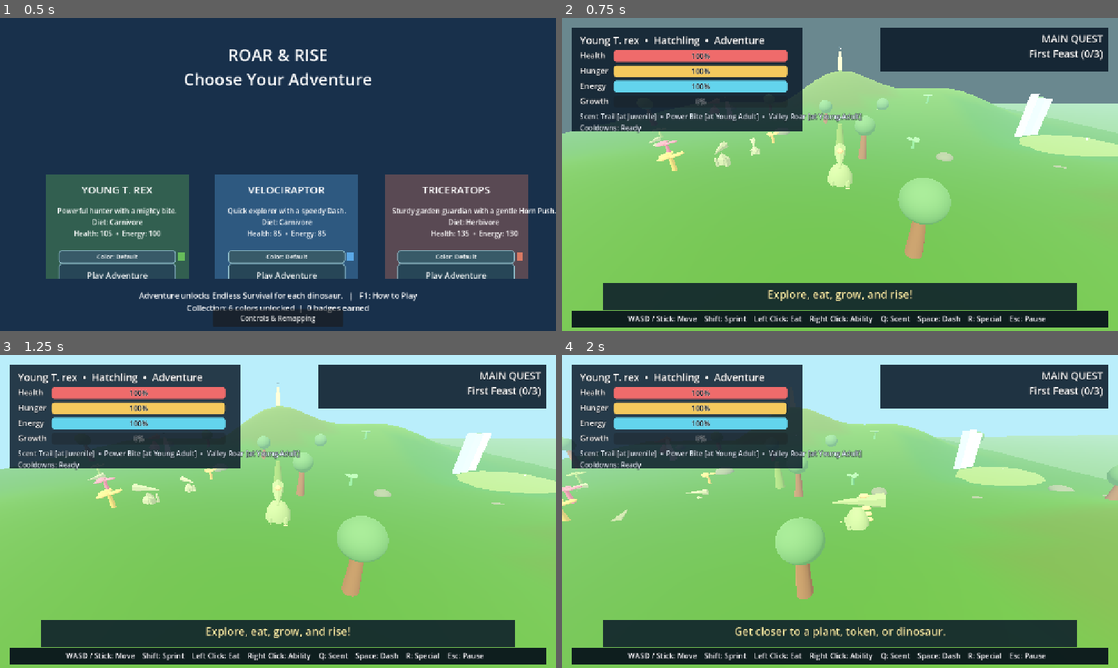
Above: before the commit, frames 1-4 (two rows, left to right).
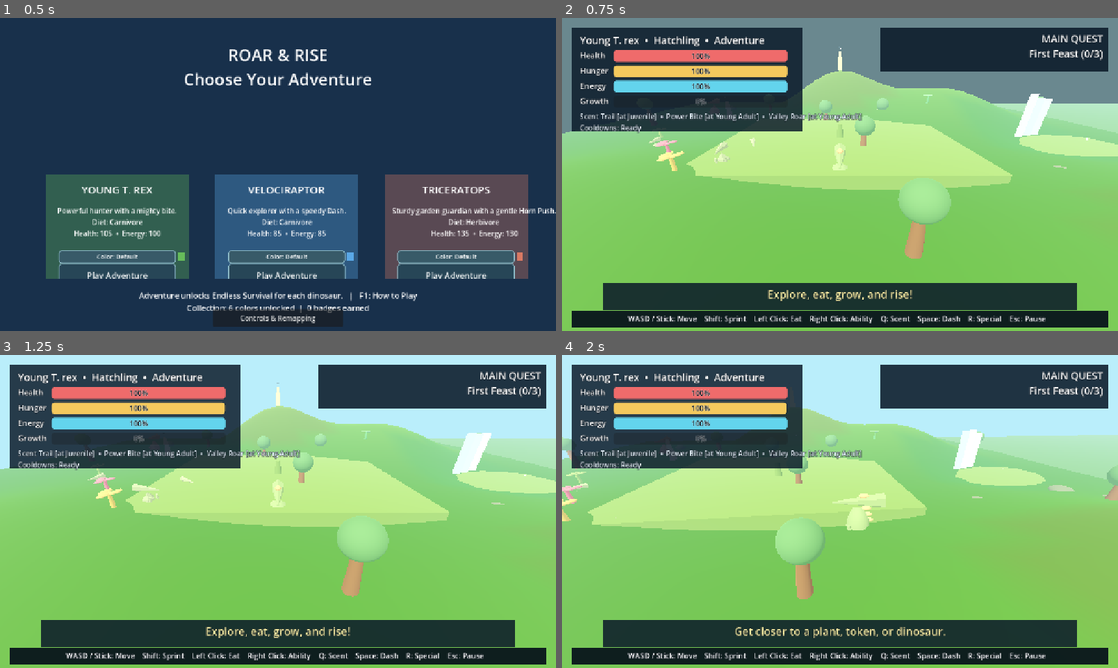
Above: after the commit, the same moments.

Repository: mschalle/Dino-Game
Game: Godot game, scene res://Main.tscn
The game is run twice, just before and just after one commit, with the same random seed, the same clock (stepped at 60 frames per second) and the same inputs.
Inputs (mouse positions are in pixels of both pictures, inside the frame that each line leads up to):
- Up to frame 1 (0.5 s): no input
- Up to frame 2 (0.75 s): click "Play Adventure" at 0.5 s
- Up to frame 3 (1.25 s): no input
- Up to frame 4 (2 s): tap Enter at 1.25 s; move the mouse to (962, 495) at 1.27 s; hold D (move_right) from 1.28 s (still down); click (962, 495) at 1.35 s

Frame 1 is identical in both runs. In frame 2, 8.7% of the frame differs, in the area x 22-81%, y 32-55%; in frame 3, 8.8%; in frame 4, 9.2%, in the area x 4-66%, y 32-56%.

Commit message:
Add elevated biome terrain forms

Diff:
--- a/tests/run_tests.gd
+++ b/tests/run_tests.gd
@@ -94,6 +94,9 @@
 		_check(visual_root.get_child_count() >= 1, "%s should create a visible landmark mesh" % chunk.chunk_id)
 		_check(visual_root.get_node_or_null("Ground") != null, "%s should create a ground mesh" % chunk.chunk_id)
 		_check(visual_root.get_node_or_null("GroundCollision") != null, "%s should create ground collision" % chunk.chunk_id)
+		if chunk.biome != "Nest Basin":
+			_check(visual_root.get_node_or_null("Elevation") != null, "%s should create an elevated terrain feature" % chunk.chunk_id)
+			_check(visual_root.get_node_or_null("ElevationCollision") != null, "%s should create elevated terrain collision" % chunk.chunk_id)
 		var has_labelled_landmark := false
 		for child in visual_root.get_children():
 			if child is MeshInstance3D and child.get_child_count() >= 1:
--- a/world_chunk_visual.gd
+++ b/world_chunk_visual.gd
@@ -15,6 +15,7 @@
 	var biome := str(get_meta("biome", "Biome"))
 	var landmark := str(get_meta("landmark", biome))
 	_create_ground(biome)
+	_create_elevation(biome)
 	var marker := MeshInstance3D.new()
 	var pillar := CylinderMesh.new()
 	pillar.top_radius = 0.18
@@ -73,3 +74,39 @@
 	collider.position.y = -0.12
 	body.add_child(collider)
 	add_child(body)
+
+func _create_elevation(biome: String) -> void:
+	var size := Vector3(18.0, 1.2, 14.0)
+	var position := Vector3(0.0, 0.55, 0.0)
+	if biome == "Sunstone Ridge":
+		size = Vector3(24.0, 4.0, 16.0)
+		position = Vector3(8.0, 2.0, -5.0)
+	elif biome == "Redstone Badlands":
+		size = Vector3(20.0, 3.0, 18.0)
+		position = Vector3(-7.0, 1.5, 4.0)
+	elif biome == "River Wetlands":
+		size = Vector3(16.0, 0.7, 12.0)
+		position = Vector3(-5.0, 0.35, -4.0)
+	elif biome == "Ancient Meadow":
+		size = Vector3(22.0, 1.8, 18.0)
+		position = Vector3(5.0, 0.9, 5.0)
+	elif biome == "Fernwood":
+		size = Vector3(14.0, 1.0, 20.0)
+		position = Vector3(-6.0, 0.5, 6.0)
+	var mound := MeshInstance3D.new()
+	mound.name = "Elevation"
+	var mesh := BoxMesh.new()
+	mesh.size = size
+	mound.mesh = mesh
+	mound.position = position
+	mound.material_override = _biome_material(biome).duplicate()
+	add_child(mound)
+	var body := StaticBody3D.new()
+	body.name = "ElevationCollision"
+	var collider := CollisionShape3D.new()
+	var shape := BoxShape3D.new()
+	shape.size = size
+	collider.shape = shape
+	collider.position = position
+	body.add_child(collider)
+	add_child(body)
Not shown, changed: PROJECT_PLAN.md
